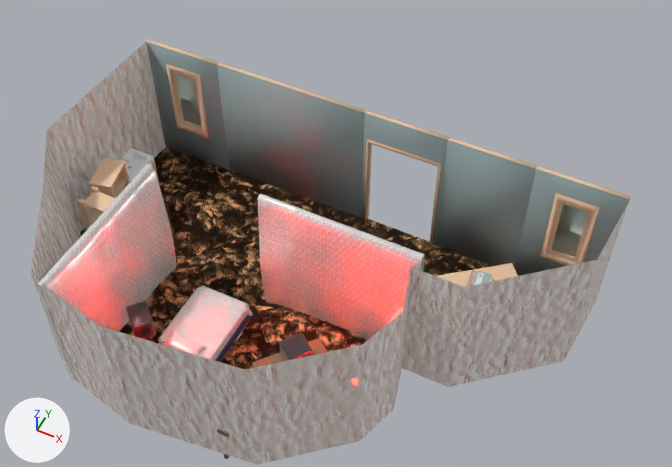
Before and after pictures for a commit that changed the Blender file fugue-sleuth/Blender/HouseUnfin.blend.
Both versions are drawn from a 50 mm lens placed at (506.0, -579.0, 869.0), pointed at (173.0, 86.0, 37.0). The lights are fixed; the arrows at lower left show +X, +Y and +Z. The older version comes first. The same objects are shown in both versions, whatever each file hides.

The scene before the commit, as lines of its bpy script (objects in view):
```python
ob_wall = bpy.data.objects.new('wall', me_wall)
ob_wall.location = (41.0, 221.0, 19.0)
ob_wall.scale = (1.36, 1.36, 1.83)
# me_wall
# before: 1502 (319.0, -2.0, 52.0) at pixel (630, 199), 1503 (319.0, -2.0, -52.0) at pixel (595, 302), 1508 (-158.0, -2.0, -52.0) at pixel (165, 146), 1509 (-158.0, -2.0, 52.0) at pixel (146, 41)
```
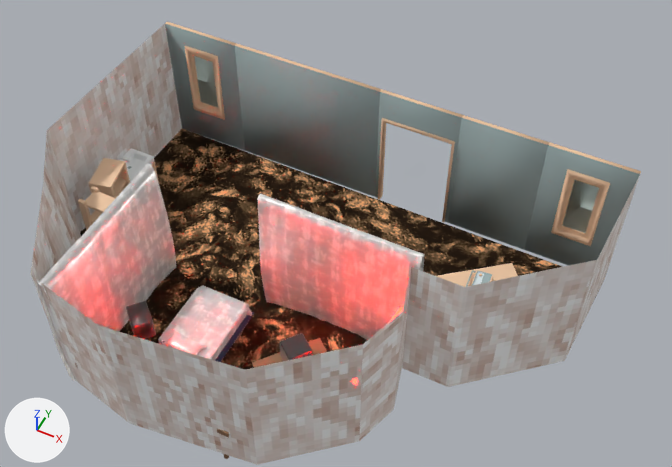
Where the change shows, as pixel boxes (x1, y1, x2, y2) in the pictures (672 x 467 px; the box of a moved part takes in the faces that stretch with it):
'wall', reshaped, surface changed: before (30, 39, 631, 465); after (30, 22, 641, 465)
part 1 of me_wall, moved or reshaped: before (217, 62, 366, 218); after (235, 43, 382, 197)
part 2 of me_wall, moved or reshaped: before (146, 39, 229, 170); after (165, 22, 245, 151)
part 3 of me_wall, moved or reshaped: before (172, 71, 204, 132); after (190, 53, 220, 113)
part 4 of me_wall, moved or reshaped: before (514, 166, 631, 302); after (524, 143, 641, 274)
part 5 of me_wall, moved or reshaped: before (546, 200, 593, 264); after (557, 176, 604, 239)
part 6 of me_wall, moved or reshaped: before (435, 137, 537, 266); after (448, 115, 550, 250)
part 7 of me_wall, moved or reshaped: before (362, 110, 449, 245); after (375, 89, 463, 223)
part 8 of me_wall, moved or reshaped: before (47, 42, 630, 359); after (47, 24, 639, 359)
part 9 of me_wall, surface changed: before (30, 39, 631, 464); after (30, 22, 641, 464)

The change, as a diff of the scene's bpy script:
```diff
--- a/fugue-sleuth/Blender/HouseUnfin.blend.py
+++ b/fugue-sleuth/Blender/HouseUnfin.blend.py
@@ me_wall @@
 # used by ob_wall; location = (41.0, 221.0, 19.0); scale = (1.36, 1.36, 1.83)
-me_wall.from_pydata(...)  # 17663 vertices, 15938 faces; spans x -165.0..319.0, y -302.0..4.0, z -62.0..53.0
-me_wall.vertices[2543].co = (-158.0, 2.0, -52.0)
-me_wall.vertices[2544].co = (319.0, -2.0, -52.0)  # pixel (595, 302)
+me_wall.from_pydata(...)  # 17663 vertices, 15938 faces; spans x -165.0..319.0, y -302.0..37.0, z -62.0..53.0
+# me_wall part 1: the loose piece of 8 vertices spanning x -78.0..78.0, y -2.0..2.0, z -52.0..52.0 is moved by (0.0, 33.0, 0.0)
+# me_wall part 2: the loose piece of 32 vertices spanning x -158.0..-78.0, y -4.0..4.0, z -52.0..52.0 is moved by (0.0, 33.0, 0.0)
+# me_wall part 3: the loose piece of 20 vertices spanning x -133.0..-103.0, y -1.0..1.0, z -20.0..33.0 is moved by (0.0, 33.0, 0.0)
+# me_wall part 4: the loose piece of 32 vertices spanning x 239.0..319.0, y -4.0..4.0, z -52.0..52.0 is moved by (0.0, 33.0, 0.0)
+# me_wall part 5: the loose piece of 20 vertices spanning x 264.0..294.0, y -1.0..1.0, z -20.0..33.0 is moved by (0.0, 33.0, 0.0)
+# me_wall part 6: the loose piece of 8 vertices spanning x 158.0..239.0, y -2.0..2.0, z -52.0..52.0 is moved by (0.0, 33.0, 0.0)
+# me_wall part 7: the loose piece of 32 vertices spanning x 78.0..158.0, y -4.0..4.0, z -52.0..52.0 is moved by (0.0, 33.0, 0.0)
+# me_wall part 8
+for i in [1502, 1503, 1508, 1509]: me_wall.vertices[i].co += Vector((0.0, 33.0, 0.0))
+me_wall.vertices[2543].co = (-158.0, 31.0, -52.0)  # pixel (182, 128)
+me_wall.vertices[2544].co = (319.0, 27.0, -52.0)  # pixel (603, 281)
+# me_wall part 9: texture (UV) coordinates of 15938 of 15938 faces, centred in x -161.0..319.0, y -294.0..4.0, z -62.0..52.0, changed; they spanned u -39.37..39.37, v -14.06..50.77 and now span u 0.0..0.9, v 0.0..1.0
 me_wall.materials.append(mat_wood_007)
```
